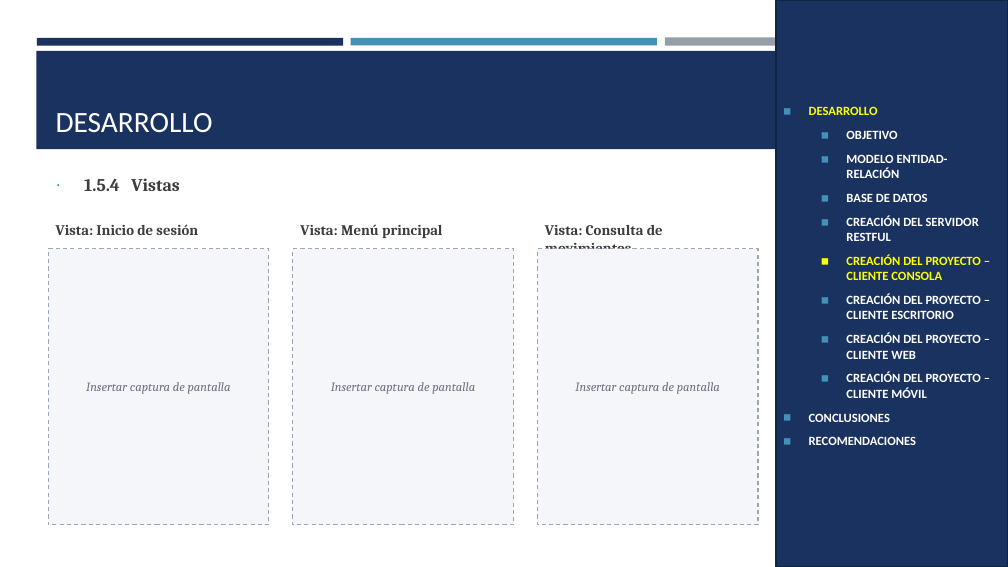
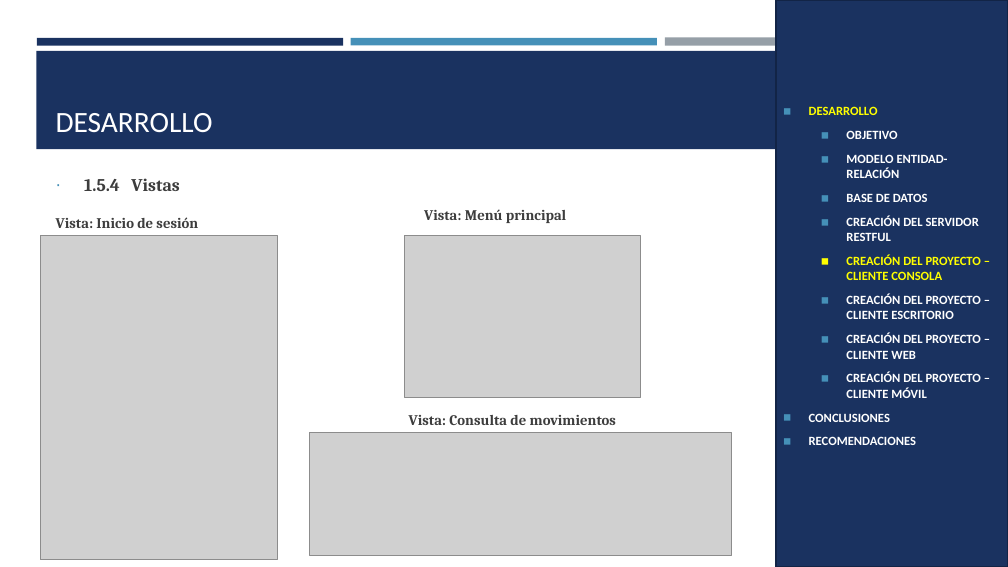
Before and after one commit to IMarcusDev/TI.1.4.-PAO202651_RESTFUL_DOTNET_CONBDD_NRC36883_GR04, a slide deck: slide 17 of 05. DOCUMENTACION/PRESENTACION TI.1.4. RESTFUL con BDD en DOTNET GR4.pptx. Drawn at 1008x567 pixels with LibreOffice and Linux fonts; fonts in the diff are those of the drawing; grey boxes stand for pictures. Boxes give left, top, right and bottom in pixels: in the first picture for what was removed or moved away, otherwise in the second. Text is boxed around its words. In the diff, an @@ line names an element or a change of style, - is before the commit and + after.

```diff
--- a/05. DOCUMENTACION/PRESENTACION TI.1.4. RESTFUL con BDD en DOTNET GR4.pptx
+++ b/05. DOCUMENTACION/PRESENTACION TI.1.4. RESTFUL con BDD en DOTNET GR4.pptx
@@ text "Vista: Inicio de sesión": place and size @@
-text "Vista: Inicio de sesión" at [56, 224, 198, 235]
+text "Vista: Inicio de sesión" at [56, 217, 198, 228]
@@ text "Vista: Menú principal": place and size @@
-text "Vista: Menú principal" at [300, 224, 442, 238]
+text "Vista: Menú principal" at [424, 209, 566, 223]
@@ picture added at [40, 235, 277, 560] @@
@@ picture added at [405, 235, 640, 397] @@
@@ rectangle removed at [48, 249, 269, 525] @@
-Insertar captura de pantalla
@@ rectangle removed at [293, 249, 514, 525] @@
-Insertar captura de pantalla
@@ rectangle removed at [538, 249, 758, 525] @@
-Insertar captura de pantalla
@@ text "Vista: Consulta de movimientos" rewrapped from [545, 225, 663, 249] to [409, 415, 616, 425] @@
@@ picture added at [310, 433, 732, 555] @@
```
Also in this commit, not shown: 4 other slides changed.
